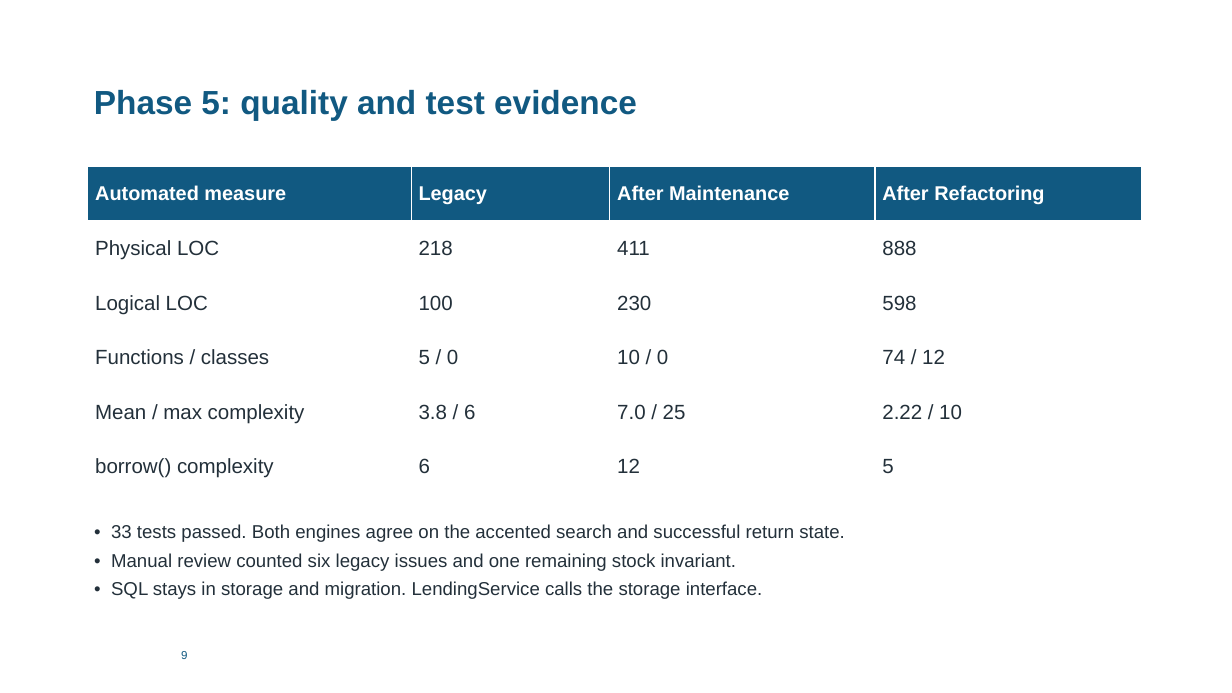
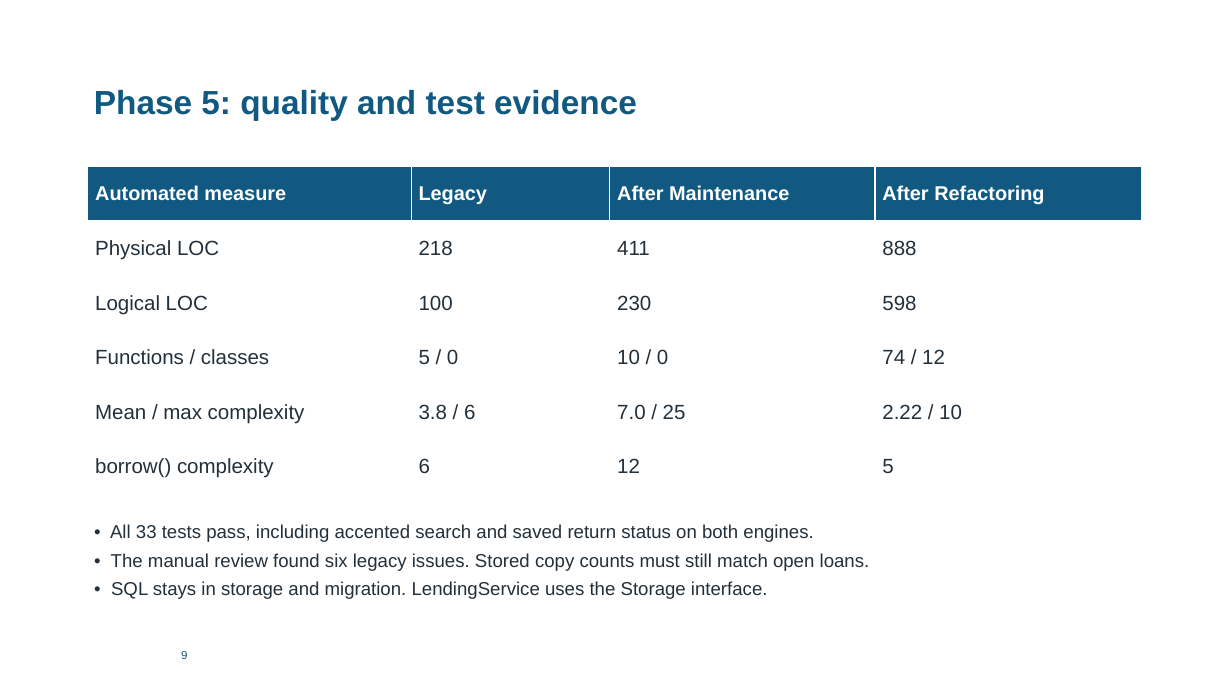
Before and after one commit to jurialamri6-eng/SE431-repository, a slide deck: slide 11 of Presentation/SE431_Presentation.pptx. Drawn at 1232x693 pixels with LibreOffice and Linux fonts; fonts in the diff are those of the drawing. Boxes give left, top, right and bottom in pixels: in the first picture for what was removed or moved away, otherwise in the second. Text is boxed around its words. In the diff, an @@ line names an element or a change of style, - is before the commit and + after.

Commit message:
09 Prepare current submission and record fresh verification
Update the current report, presentation and demonstration. Remove optional reference copies and preview assets from the current tree. Record fresh 33-test verification and quality measurements. Preserve the eight existing commits and their recorded authors and dates.

```diff
--- a/Presentation/SE431_Presentation.pptx
+++ b/Presentation/SE431_Presentation.pptx
@@ text at [110,524,870,599]: text changed @@
-• 33 tests passed. Both engines agree on the accented search and successful return state.
-• Manual review counted six legacy issues and one remaining stock invariant.
-• SQL stays in storage and migration. LendingService calls the storage interface.
+• All 33 tests pass, including accented search and saved return status on both engines.
+• The manual review found six legacy issues. Stored copy counts must still match open loans.
+• SQL stays in storage and migration. LendingService uses the Storage interface.
```
Also in this commit, not shown: 11 other slides changed, 1 slide added, 1 slide removed, 55 other files.
